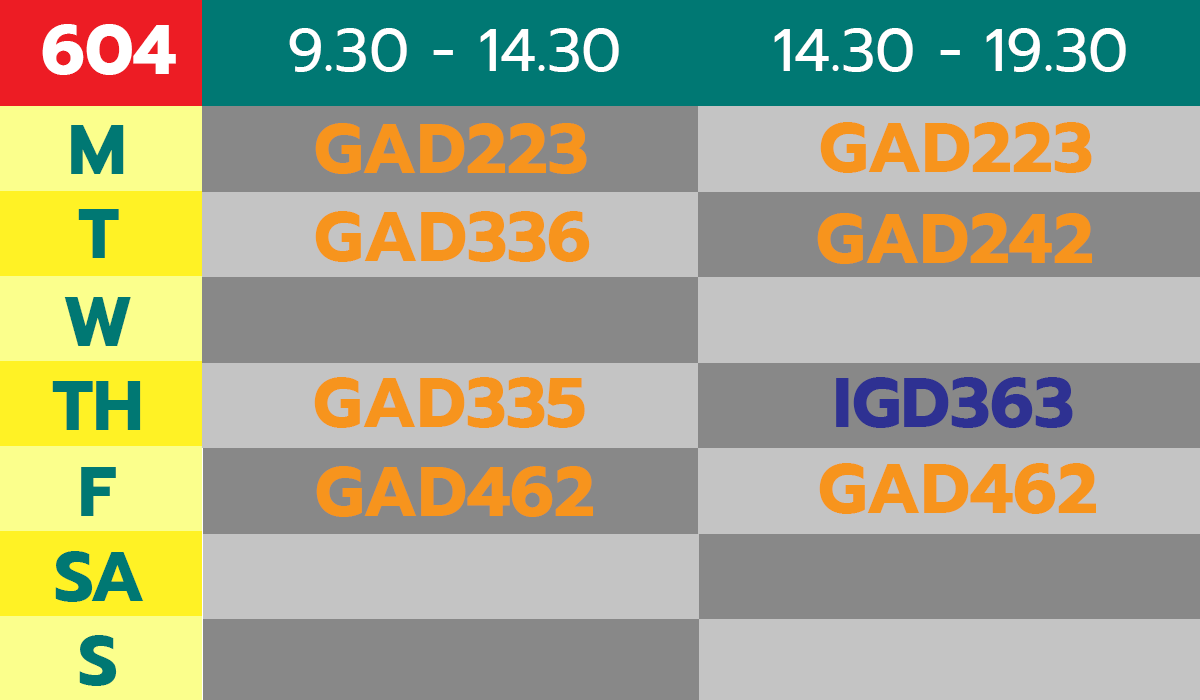
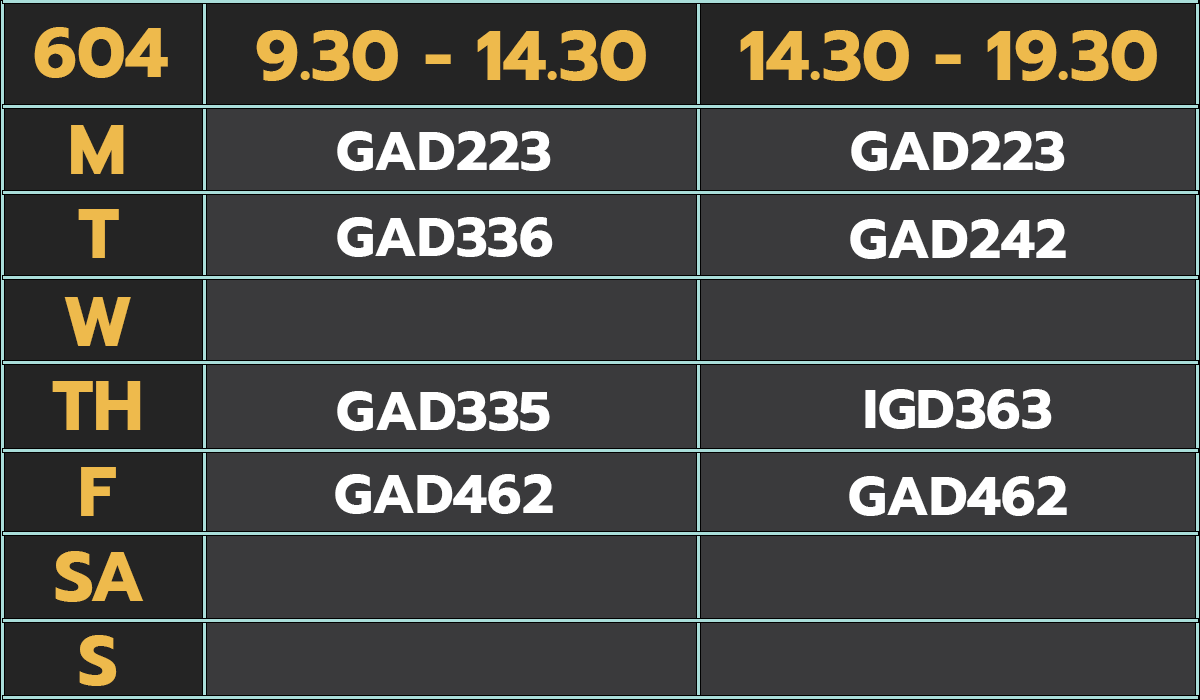
Layers edited between the first and the second 1200px x 700px image:
renamed "GAD462" to "Shape 1 copy 2", moved it above "Shape 1 copy", painted on it over [819, 0, 1200, 700]
renamed "IGD246" to "Shape 1 copy", showed it, moved it above "Shape 1 copy 3", painted on it over [331, 0, 701, 700]
renamed "IGD246" to "Shape 1 copy 3", showed it, moved it above "Shape 1", painted on it over [0, 0, 1075, 700]
renamed "DGA241" to "Shape 1", showed it, painted on it over [202, 0, 1088, 700]
painted on "14.30 - 19.30" over [740, 28, 1157, 81]
painted on "9.30 - 14.30" over [256, 28, 646, 81]
painted on "Rectangle 3" over [0, 0, 202, 106]
painted on "Rectangle 2 copy 6" over [0, 531, 202, 616]
painted on "Rectangle 2 copy 5" over [0, 446, 202, 531]
painted on "Rectangle 1" over [202, 0, 1200, 106]
painted on "Rectangle 2 copy 15" (1st of 2) over [203, 534, 699, 619]
painted on "Rectangle 2 copy 11" (1st of 2) over [699, 619, 1200, 700]
painted on "Rectangle 2 copy 11" (2nd of 2) over [203, 615, 700, 700]
painted on "Rectangle 2 copy 10" (1st of 2) over [698, 448, 1200, 534]
painted on "Rectangle 2 copy 15" (2nd of 2) over [698, 534, 1200, 619]
painted on "Rectangle 2 copy 10" (2nd of 2) over [203, 448, 700, 534]
painted on "Rectangle 2 copy 14" (1st of 2) over [202, 363, 698, 448]
painted on "Rectangle 2 copy 9" (1st of 2) over [698, 277, 1200, 363]
painted on "Rectangle 2 copy 14" (2nd of 2) over [698, 363, 1200, 448]
painted on "Rectangle 2 copy 9" (2nd of 2) over [202, 277, 699, 363]
painted on "Rectangle 2 copy 12" over [202, 192, 698, 277]
painted on "Rectangle 2 copy 8" over [698, 106, 1200, 192]
painted on "Rectangle 2 copy 13" over [698, 192, 1200, 277]
painted on "Rectangle 2" over [202, 106, 699, 192]
…and 30 more changes (10 added, 20 painted, 7 renamed, 3 stack)
